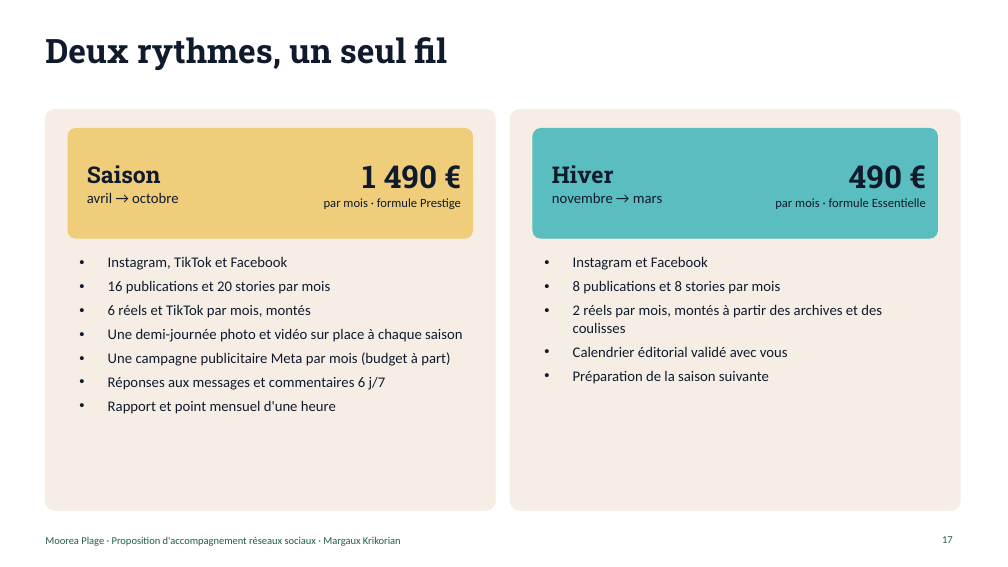
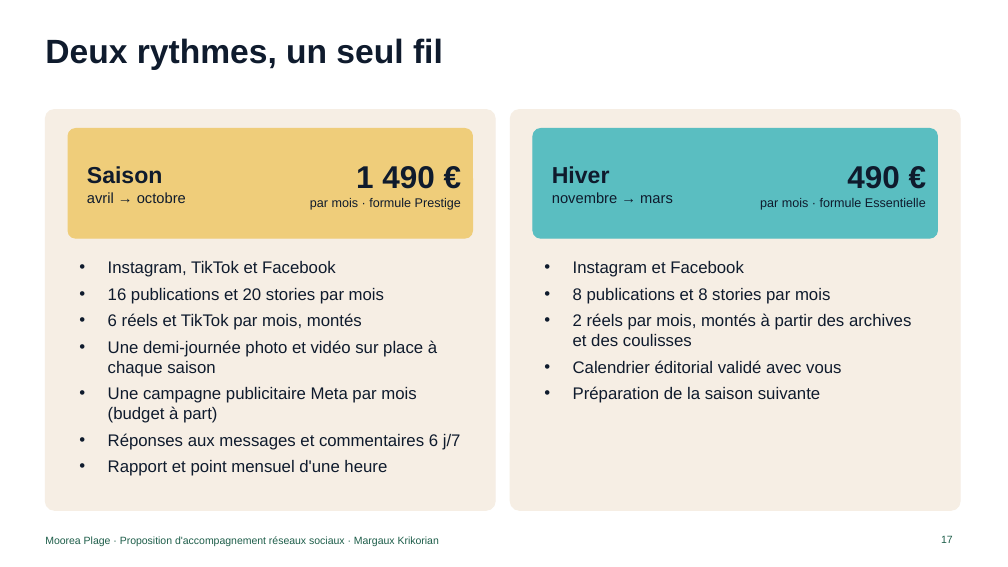
Before and after one commit to margaritakrikorian-ai/Assistant-CM, a slide deck: slide 17 of prospection/moorea-plage/Moorea-Plage-proposition.pptx. Drawn at 1008x567 pixels with LibreOffice and Linux fonts; fonts in the diff are those of the drawing. Boxes give left, top, right and bottom in pixels: in the first picture for what was removed or moved away, otherwise in the second. Text is boxed around its words. In the diff, an @@ line names an element or a change of style, - is before the commit and + after.

```diff
--- a/prospection/moorea-plage/Moorea-Plage-proposition.pptx
+++ b/prospection/moorea-plage/Moorea-Plage-proposition.pptx
@@ title "Deux rythmes, un seul fil" at (45, 38, 443, 70): font Roboto Slab to Arial @@
@@ text "Saison" at (87, 166, 186, 203): font Roboto Slab to Arial in "Saison"; font Calibri to Arial in "avril → octobre" @@
@@ text "1 490 €" at (310, 166, 461, 210): font Roboto Slab to Arial in "1 490 €"; font Calibri to Arial in "par mois · formule Prestige" @@
@@ text "Hiver" at (552, 166, 673, 203): font Roboto Slab to Arial in "Hiver"; font Calibri to Arial in "novembre → mars" @@
@@ text "490 €" at (760, 166, 926, 210): font Roboto Slab to Arial in "490 €"; font Calibri to Arial in "par mois · formule Essentielle" @@
@@ text "Instagram, TikTok et Facebook" at (108, 261, 461, 476): size 14 to 16 pt, font Calibri to Arial @@
@@ text "Instagram et Facebook" at (573, 261, 911, 403): size 14 to 16 pt, font Calibri to Arial @@
@@ text "Moorea Plage · Proposition d'accompagnement ..." at (45, 536, 439, 546): font Calibri to Arial @@
@@ page number at (941, 535, 953, 543): font Calibri to Arial @@
```
Also in this commit, not shown: 19 other slides changed, 2 other files.
